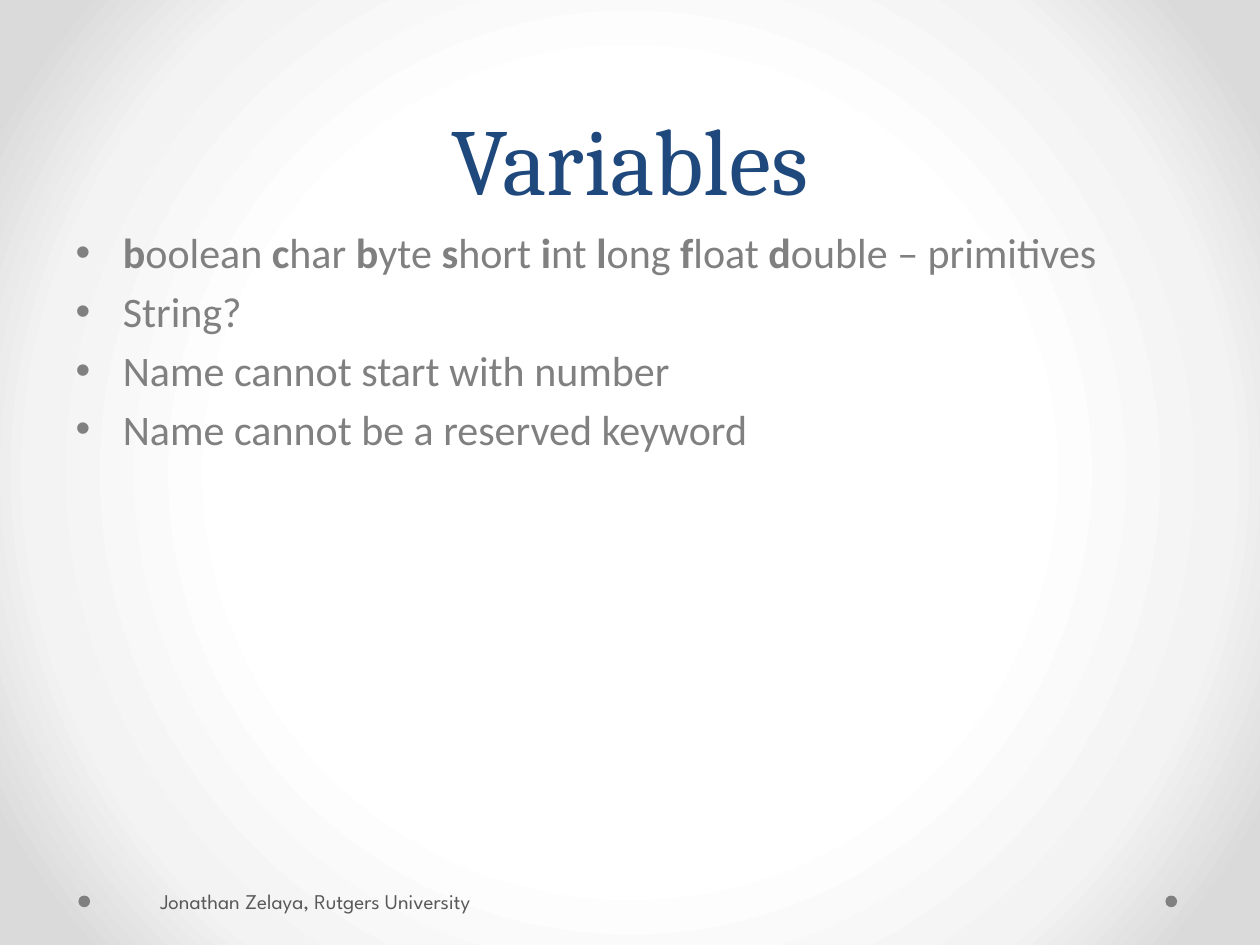
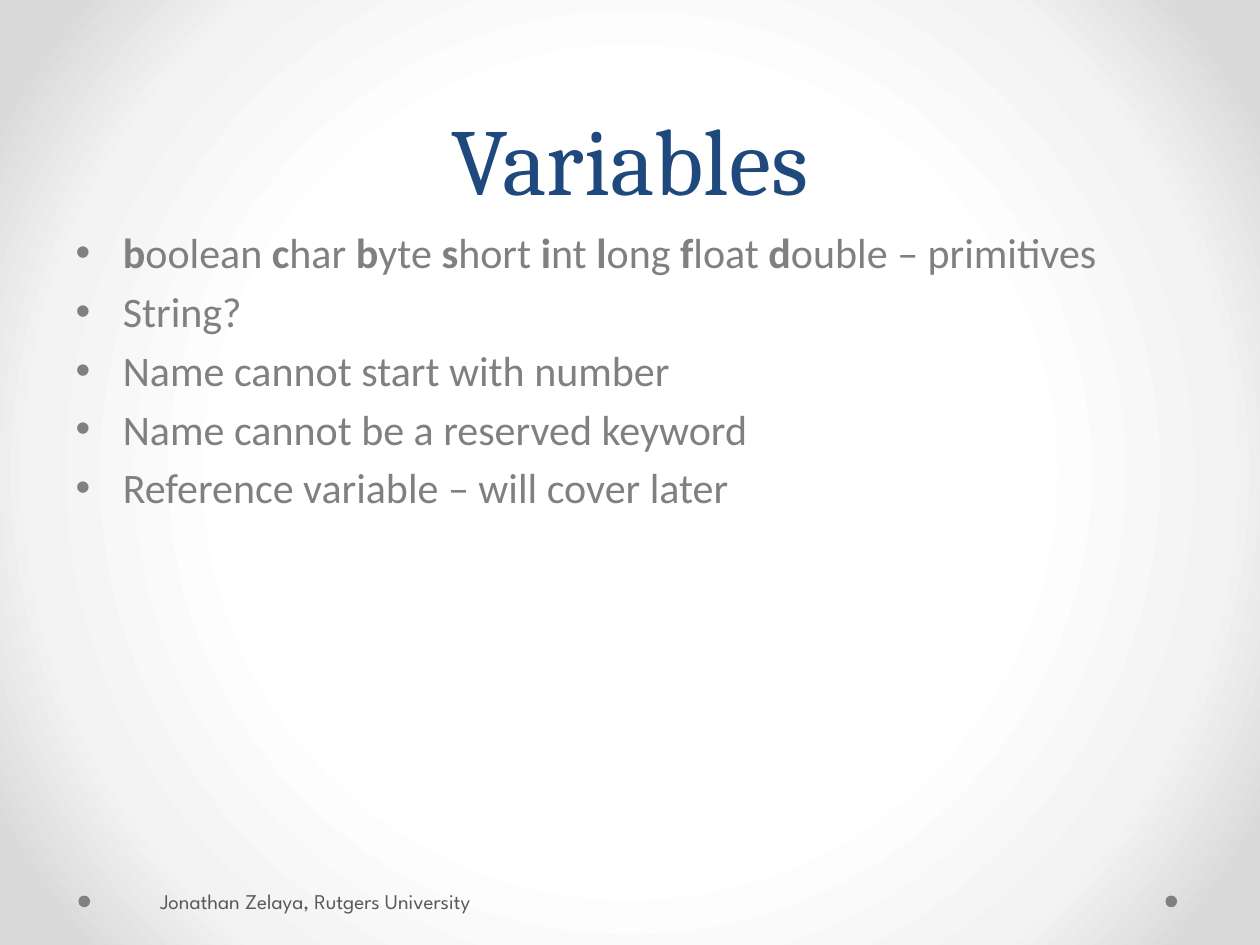
Before and after one commit to she-java-class/myRepo, a slide deck: slide 8 of Intro to Java.pptx. Drawn at 1260x945 pixels with LibreOffice and Linux fonts; fonts in the diff are those of the drawing. Boxes give left, top, right and bottom in pixels: in the first picture for what was removed or moved away, otherwise in the second. Text is boxed around its words. In the diff, an @@ line names an element or a change of style, - is before the commit and + after.

Commit message:
updated ppt

```diff
--- a/Intro to Java.pptx
+++ b/Intro to Java.pptx
@@ text at [123, 474, 728, 503]: paragraph added @@
+• Reference variable – will cover later
```
